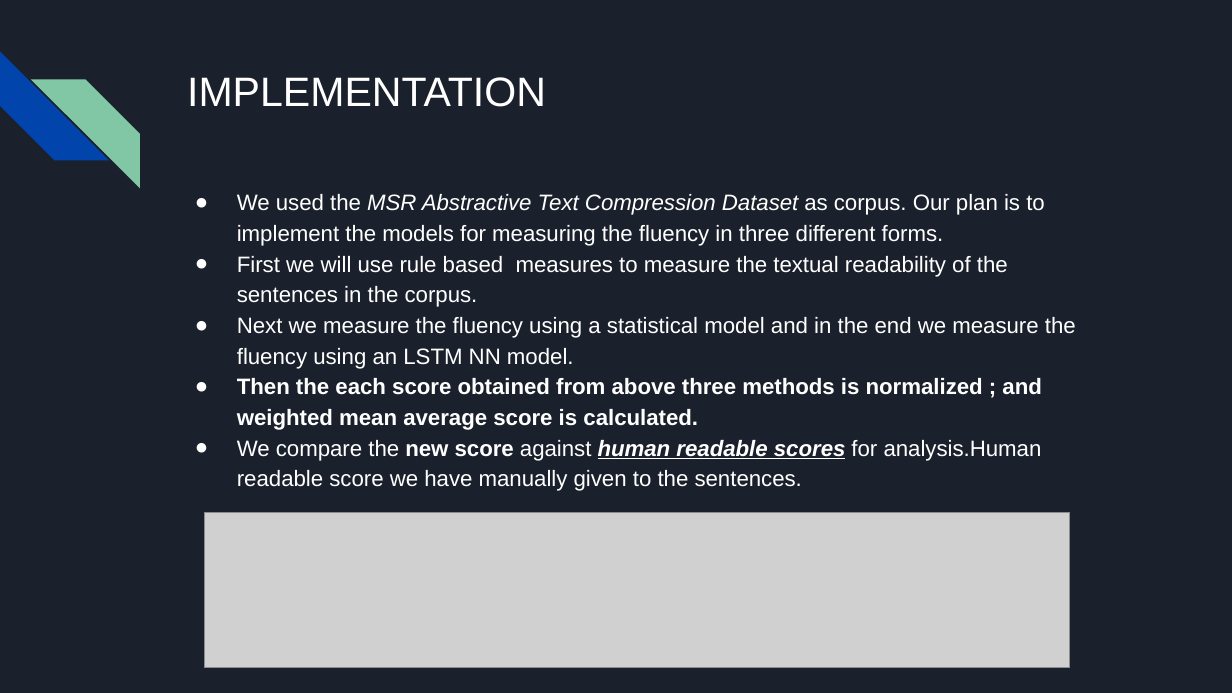
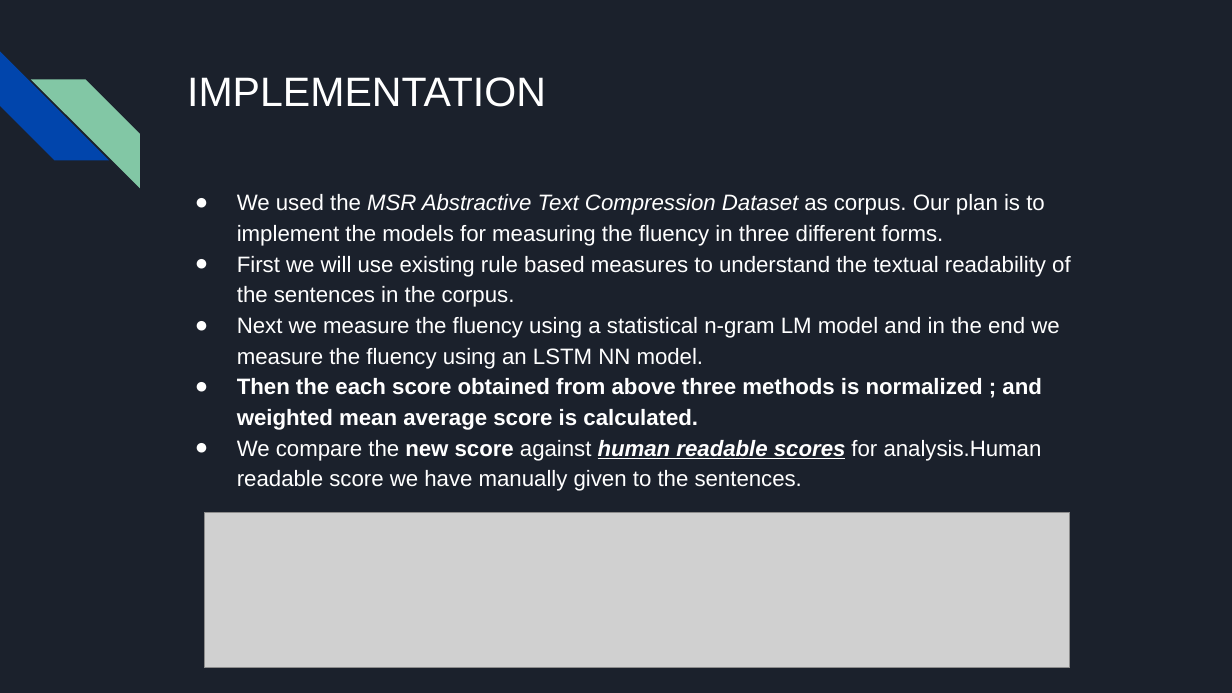
Before and after one commit to anan-123/NLP-PROJECT, a slide deck: slide 3 of report/NLP PROJECT PRESENTATION.pptx. Drawn at 1232x693 pixels with LibreOffice and Linux fonts; fonts in the diff are those of the drawing; grey boxes stand for pictures. Boxes give left, top, right and bottom in pixels: in the first picture for what was removed or moved away, otherwise in the second. Text is boxed around its words. In the diff, an @@ line names an element or a change of style, - is before the commit and + after.

```diff
--- a/report/NLP PROJECT PRESENTATION.pptx
+++ b/report/NLP PROJECT PRESENTATION.pptx
@@ text at [237,256,1071,369]: text changed @@
-● First we will use rule based measures to measure the textual readability of the sentences in the corpus.
-● Next we measure the fluency using a statistical model and in the end we measure the fluency using an LSTM NN model.
+● First we will use existing rule based measures to understand the textual readability of the sentences in the corpus.
+● Next we measure the fluency using a statistical n-gram LM model and in the end we measure the fluency using an LSTM NN model.
```
Also in this commit, not shown: 6 other slides changed, 1 other file.
